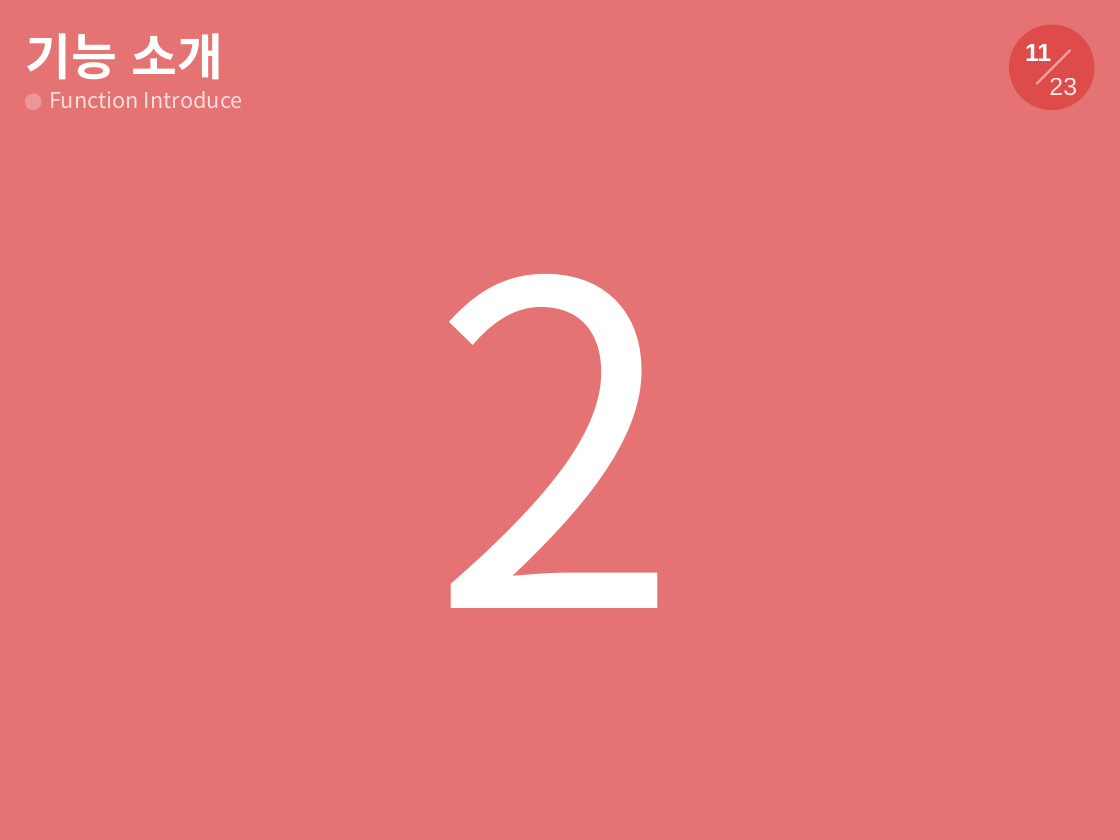
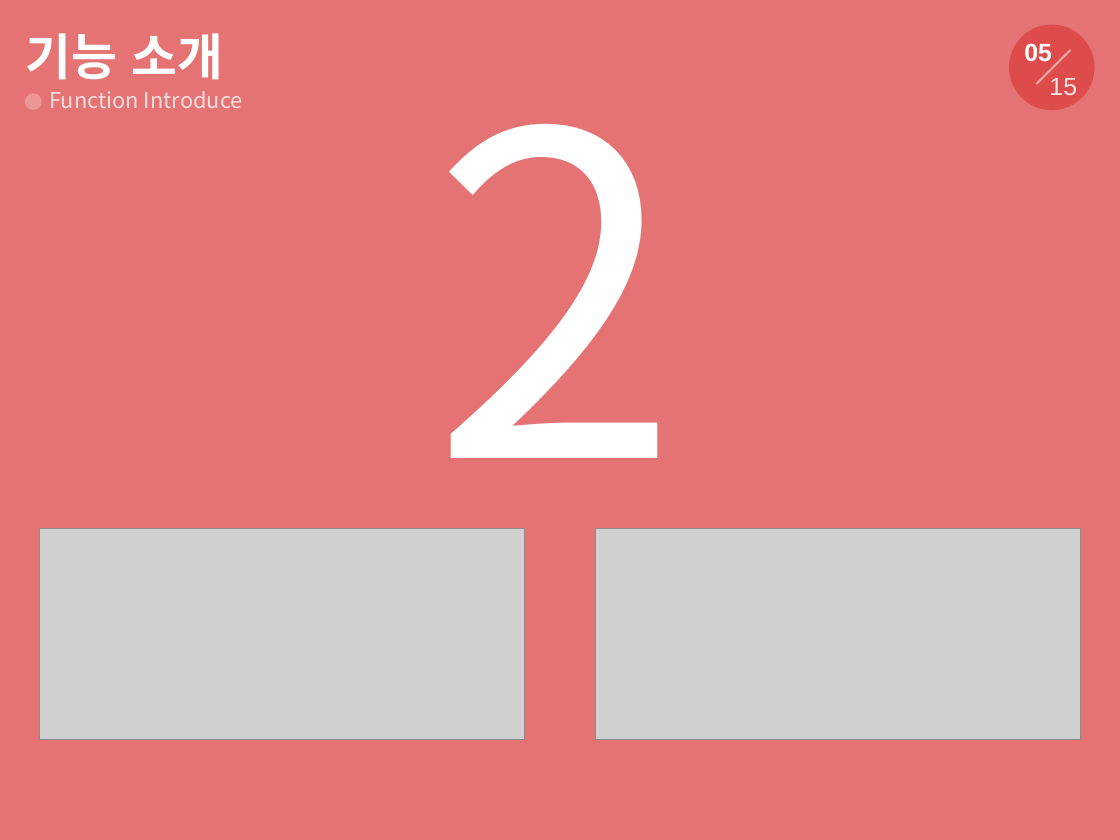
Before and after one commit to tornadoblot/Kangwondo, a slide deck: slide 5 of ppt/효돌이ppt.pptx (slide 11 before the commit). Drawn at 1120x840 pixels with LibreOffice and Linux fonts; fonts in the diff are those of the drawing; grey boxes stand for pictures. Boxes give left, top, right and bottom in pixels: in the first picture for what was removed or moved away, otherwise in the second. Text is boxed around its words. In the diff, an @@ line names an element or a change of style, - is before the commit and + after.

```diff
--- a/ppt/효돌이ppt.pptx
+++ b/ppt/효돌이ppt.pptx
@@ text "2" rewrapped from (432, 274, 681, 608) to (432, 124, 681, 567) @@
@@ text at (1024, 43, 1052, 62): text changed @@
-11
+05
@@ text at (1049, 78, 1077, 95): text changed @@
-23
+15
@@ picture added at (39, 529, 524, 739) @@
@@ picture added at (595, 529, 1080, 739) @@
```
Also in this commit, not shown: 9 other slides changed, 8 slides removed.
